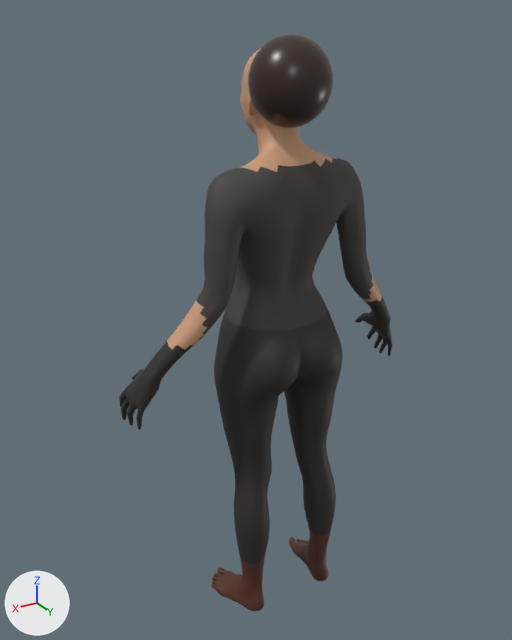
A saved change to the glTF model games/character_lab/assets/model-packs/realistic-female/source/realistic-female.gltf.
One viewpoint serves both versions: a 50 mm camera at (1.071, 1.629, 1.849) aimed at (0.043, -0.084, 0.992). Every picture has the same lights, and +X, +Y and +Z are marked at lower left. The first picture is the older version. Vertices at exactly the same position are counted once.

Before the edit, the objects in view are built like this:
```python
me_realisticfemalecharactermesh = bpy.data.meshes.new('RealisticFemaleCharacterMesh')
me_realisticfemalecharactermesh.from_pydata(...)  # 13928 vertices, 27824 faces; spans x -0.49..0.49, y -0.18..0.13, z 0.0..1.81
me_realisticfemalecharactermesh.materials.append(mat_skinwarmpbr)
me_realisticfemalecharactermesh.materials.append(mat_lipsrosepbr)
me_realisticfemalecharactermesh.materials.append(mat_eyesclerapbr)
me_realisticfemalecharactermesh.materials.append(mat_irishazelpbr)
me_realisticfemalecharactermesh.materials.append(mat_hairchestnutpbr)
me_realisticfemalecharactermesh.materials.append(mat_dressemeraldpbr)
me_realisticfemalecharactermesh.materials.append(mat_dresstrimpbr)
me_realisticfemalecharactermesh.materials.append(mat_bootleatherpbr)
me_realisticfemalecharactermesh.materials.append(mat_accessorygoldpbr)
ob_realisticfemalecharacter = bpy.data.objects.new('RealisticFemaleCharacter', me_realisticfemalecharactermesh)
ob_realisticfemalecharacter.location = (0.0, 0.0, 0.0)
```
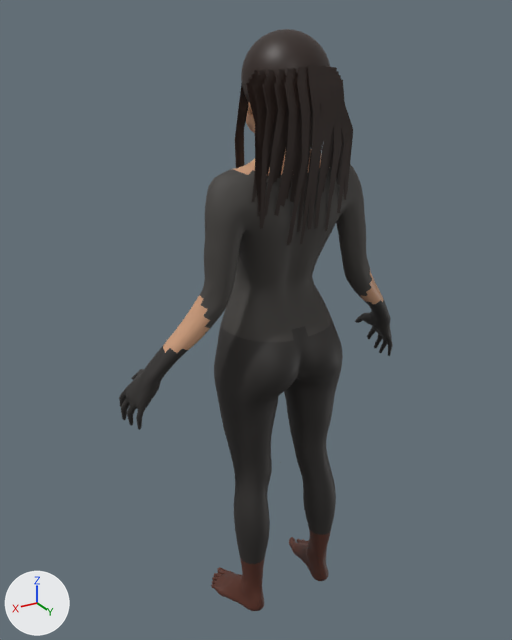
Location of each change, (x1, y1, x2, y2) in pixels of the pictures (512 x 640 px; the box of a moved part takes in the faces that stretch with it):
```json
{"object": "RealisticFemaleCharacter", "change": "reshaped", "before": [119, 34, 393, 611], "after": [119, 29, 393, 611]}
{"part": 1, "of": "me_realisticfemalecharactermesh", "change": "moved or reshaped", "before": [247, 34, 385, 302], "after": [235, 29, 385, 302]}
{"part": 2, "of": "me_realisticfemalecharactermesh", "change": "recoloured", "before": [196, 163, 373, 340], "after": [196, 163, 373, 340]}
{"part": 3, "of": "me_realisticfemalecharactermesh", "change": "recoloured", "before": [163, 297, 383, 353], "after": [163, 297, 383, 353]}
```

Edits to the scene script, one JSON object a line:
```json
{"block": "me_realisticfemalecharactermesh", "where": "# used by ob_realisticfemalecharacter; location = (0.0, 0.0, 0.0)"}
{"op": "remove", "block": "me_realisticfemalecharactermesh", "code": "me_realisticfemalecharactermesh.from_pydata(...)  # 13928 vertices, 27824 faces; spans x -0.49..0.49, y -0.18..0.13, z 0.0..1.81"}
{"op": "add", "block": "me_realisticfemalecharactermesh", "code": "me_realisticfemalecharactermesh.from_pydata(...)  # 17236 vertices, 33864 faces; spans x -0.49..0.49, y -0.18..0.15, z 0.0..1.82"}
{"block": "me_realisticfemalecharactermesh", "change": "me_realisticfemalecharactermesh part 1: 290 vertices moved from x -0.38..0.27, y -0.09..0.12, z 1.0..1.81 to x -0.38..0.27, y -0.12..0.12, z 1.0..1.81; 184 vertices removed from x -0.09..0.11, y -0.08..0.12, z 1.58..1.8; 624 vertices added at x -0.15..0.15, y -0.12..0.15, z 1.27..1.82"}
{"block": "me_realisticfemalecharactermesh", "change": "me_realisticfemalecharactermesh part 2: 125 faces spanning x -0.3..0.3, y -0.07..0.07, z 1.03..1.49 switch from mat_dressemeraldpbr to mat_skinwarmpbr"}
{"block": "me_realisticfemalecharactermesh", "change": "me_realisticfemalecharactermesh part 3: 55 faces spanning x -0.38..0.38, y -0.04..0.04, z 1.0..1.03 switch from mat_dresstrimpbr to mat_skinwarmpbr"}
{"block": "me_realisticfemalecharactermesh", "change": "other edits to the shape of me_realisticfemalecharactermesh do not show in these pictures"}
```
